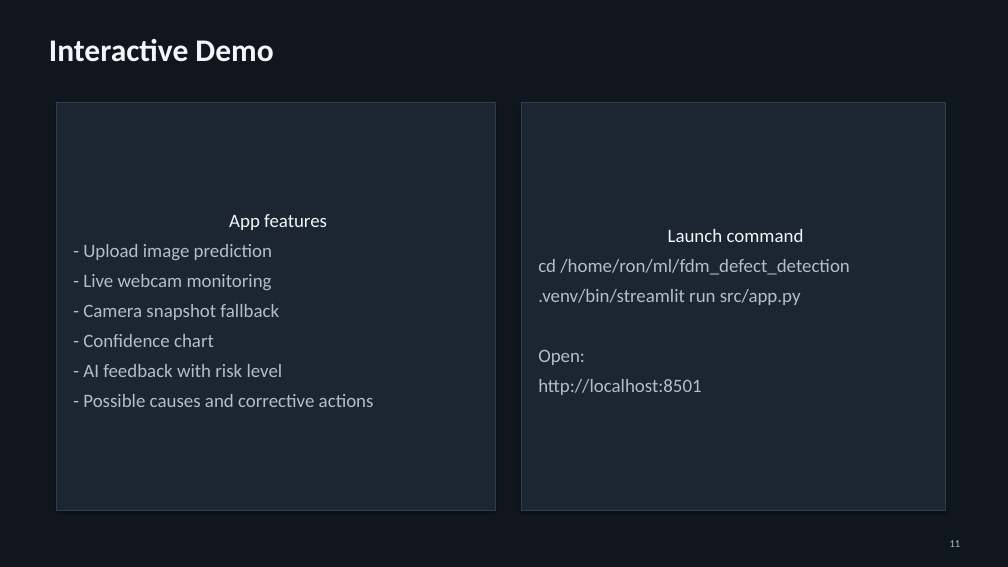
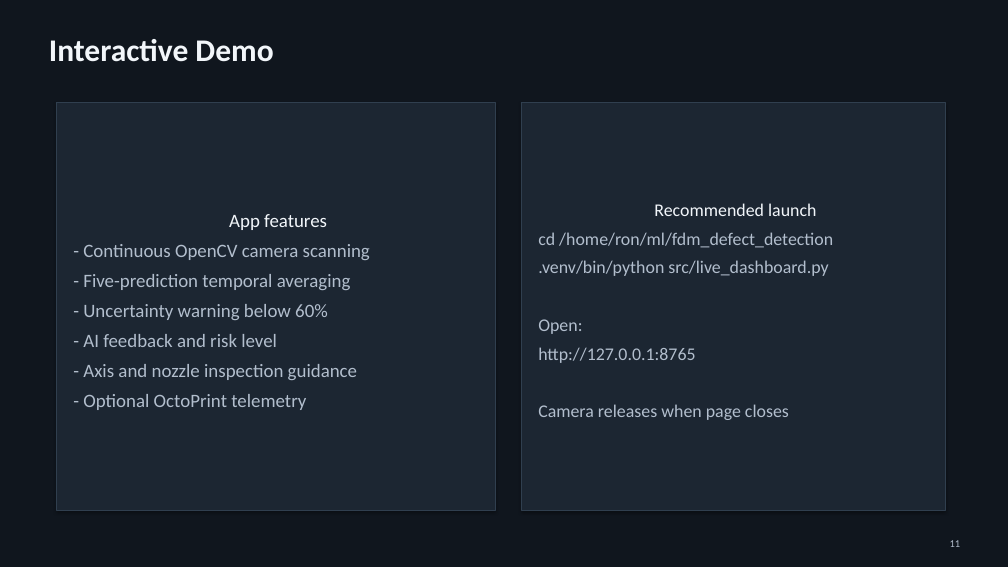
Before and after one commit to Ronnirvin2006/fdm-defect-detection, a slide deck: slide 11 of outputs/presentation/FDM_Defect_Detection_Project.pptx. Drawn at 1008x567 pixels with LibreOffice and Linux fonts; fonts in the diff are those of the drawing. Boxes give left, top, right and bottom in pixels: in the first picture for what was removed or moved away, otherwise in the second. Text is boxed around its words. In the diff, an @@ line names an element or a change of style, - is before the commit and + after.

```diff
--- a/outputs/presentation/FDM_Defect_Detection_Project.pptx
+++ b/outputs/presentation/FDM_Defect_Detection_Project.pptx
@@ text in rectangle at bbox=[654, 203, 816, 216]: text changed; size 18 to 17 pt @@
-Launch command
+Recommended launch
@@ text in rectangle at bbox=[538, 232, 833, 334]: size 18 to 17 pt in "cd /home/ron/ml/fdm_defect_detection", "Open:" @@
@@ text in rectangle at bbox=[83, 244, 370, 410]: text changed @@
-- Upload image prediction
-- Live webcam monitoring
-- Camera snapshot fallback
-- Confidence chart
-- AI feedback with risk level
-- Possible causes and corrective actions
+- Continuous OpenCV camera scanning
+- Five-prediction temporal averaging
+- Uncertainty warning below 60%
+- AI feedback and risk level
+- Axis and nozzle inspection guidance
+- Optional OctoPrint telemetry
@@ text in rectangle at bbox=[538, 260, 828, 276]: text changed; size 18 to 17 pt @@
-.venv/bin/streamlit run src/app.py
+.venv/bin/python src/live_dashboard.py
@@ text in rectangle at bbox=[538, 347, 789, 420]: text changed; size 18 to 17 pt @@
-http://localhost:8501
+http://127.0.0.1:8765
+Camera releases when page closes
```
Also in this commit, not shown: 3 other slides changed, 16 other files.
